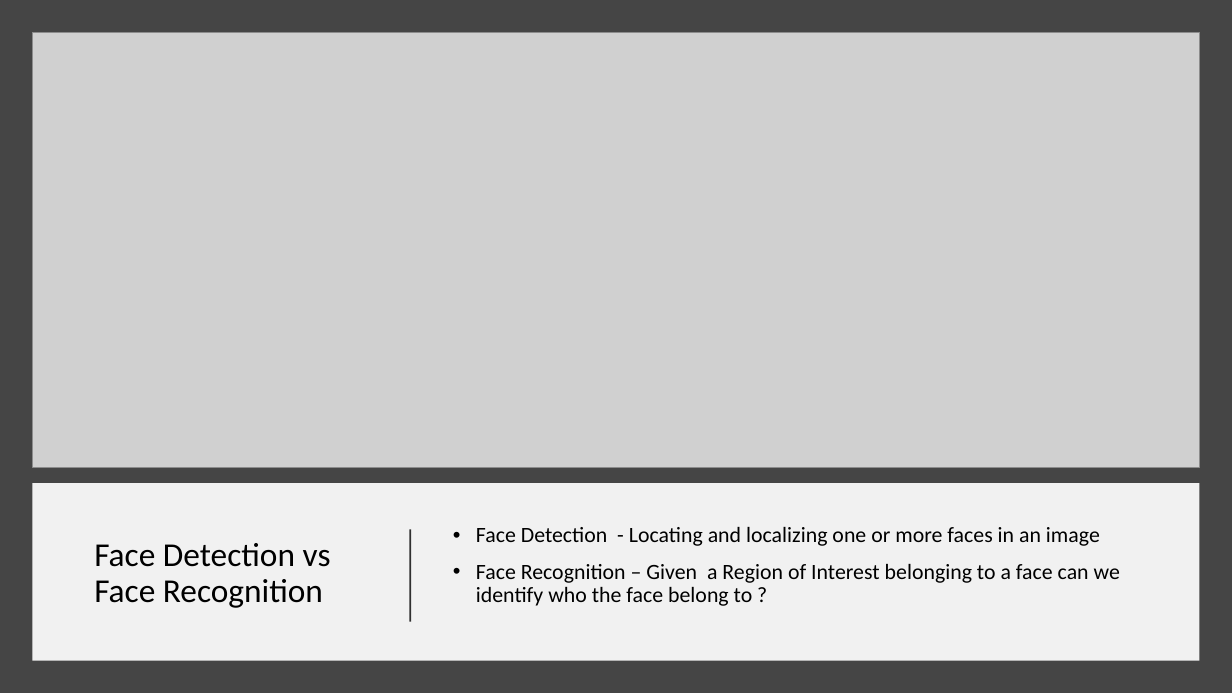
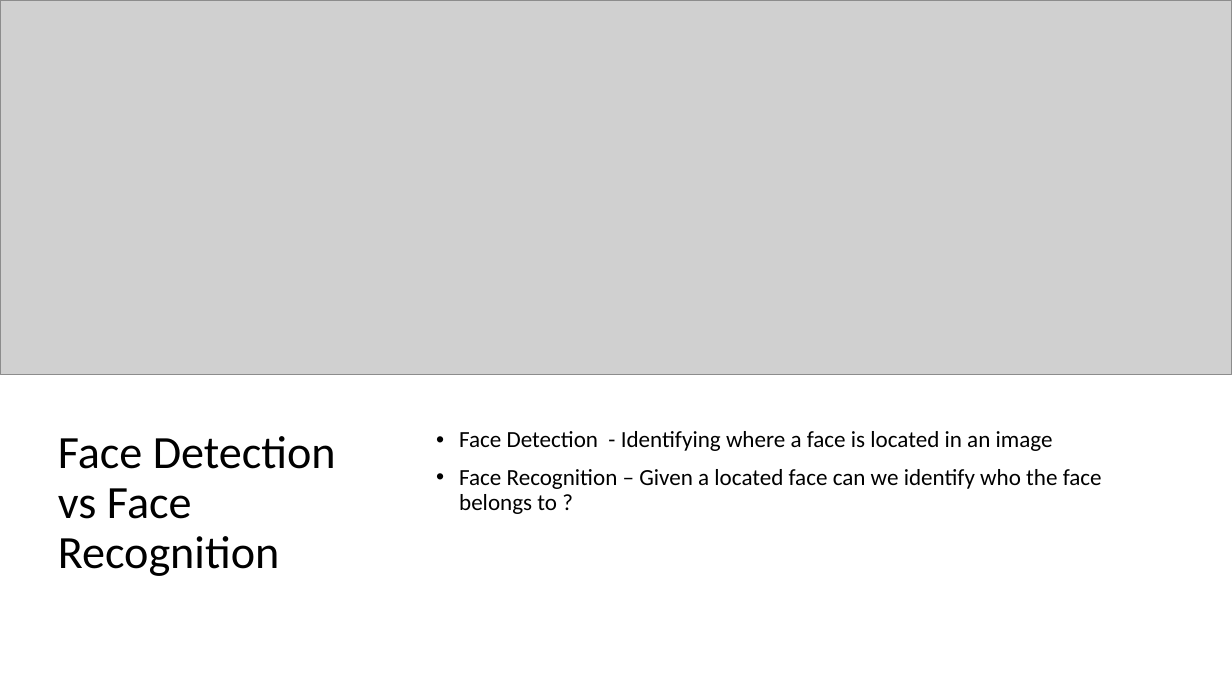
Before and after one commit to abbasegbeyemi/webinar-project, a slide deck: slide 3 of presentation/temi_slide.pptx (slide 4 before the commit). Drawn at 1232x693 pixels with LibreOffice and Linux fonts; fonts in the diff are those of the drawing; grey boxes stand for pictures. Boxes give left, top, right and bottom in pixels: in the first picture for what was removed or moved away, otherwise in the second. Text is boxed around its words. In the diff, an @@ line names an element or a change of style, - is before the commit and + after.

Commit message:
updated slides

```diff
--- a/presentation/temi_slide.pptx
+++ b/presentation/temi_slide.pptx
@@ background #454545 to #FFFFFF @@
@@ picture: place and size @@
-picture at [32, 32, 1200, 468]
+picture at [0, 0, 1232, 375]
@@ title "Face Detection vs Face Recognition": place and size @@
-title "Face Detection vs Face Recognition" at [94, 543, 331, 608]
+title "Face Detection vs Face Recognition" at [58, 436, 336, 576]
@@ title "Face Detection vs Face Recognition" at [58, 436, 336, 576]: size 26 to 36 pt @@
@@ text at [459, 431, 1102, 514]: text changed; size 17 to 18 pt @@
-• Face Detection - Locating and localizing one or more faces in an image
-• Face Recognition – Given a Region of Interest belonging to a face can we identify who the face belong to ?
+• Face Detection - Identifying where a face is located in an image
+• Face Recognition – Given a located face can we identify who the face belongs to ?
@@ rectangle removed at [32, 483, 1200, 661] @@
@@ line removed from (410, 622) to (410, 530) @@
```
Also in this commit, not shown: 3 other slides changed, 4 slides added, 3 slides removed.
